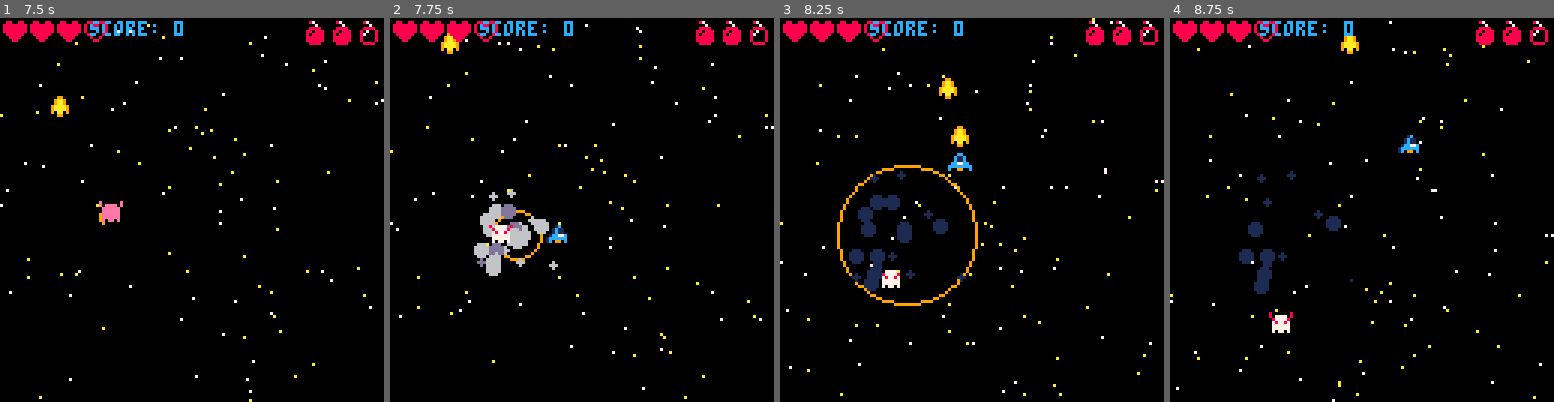
Above: before the commit, frames 1-4 (left to right).
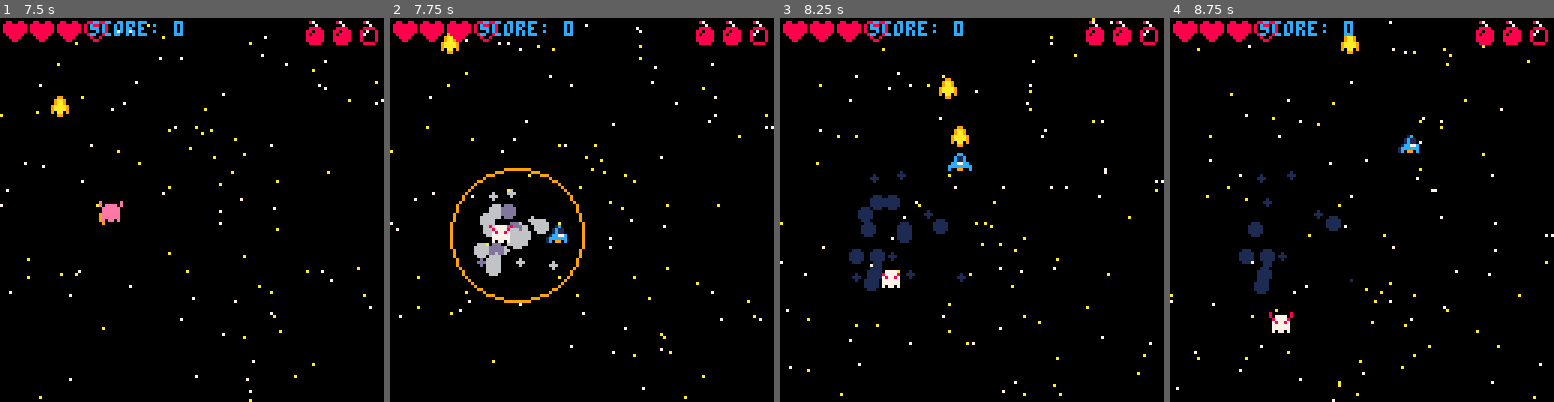
Above: after the commit, the same moments.

Repository: ljsnell/pico-8-shmup
Game: PICO-8 cartridge shmup.p8
Same seed, same stepped clock (60 frames per second), same inputs: the game is played once before the commit and once after it.
Inputs:
- Up to frame 1 (7.5 s): tap O (Z key) at 0.33, 0.7, 1.43, 2.22, 3.1, 3.98, 4.87, 5.75, 6.63 s; tap X (X key) at 1.07, 2.07, 2.4, 2.73, 3.07, 3.4, 3.73, 4.07, 4.4, 4.73, 5.07, 5.4, 5.73, 6.07, 6.4, 6.73, 7.07, 7.4 s; hold Left 1.97-2.37 s; hold Down 2.42-2.82 s; hold Right 2.87-3.53 s; hold Up 3.58-4.08 s; hold Right 4.13-4.53 s; hold Down 4.58-5.08 s; hold Left 5.13-5.8 s; hold Up 5.85-6.18 s; hold Left 6.23-6.63 s; hold Down 6.68-7.08 s; hold Right from 7.13 s (still down)
- Up to frame 2 (7.75 s): keep holding Right; tap O (Z key) at 7.52 s; tap X (X key) at 7.73 s
- Up to frame 3 (8.25 s): release Right at 7.8 s; hold Up from 7.85 s (still down); tap X (X key) at 8.07 s
- Up to frame 4 (8.75 s): release Up at 8.35 s; tap X (X key) at 8.4, 8.73 s; tap O (Z key) at 8.4 s; hold Right from 8.4 s (still down)

Frame 1 is identical in both runs. In frame 2, 0.9% of the frame differs, in the area x 15-51%, y 39-75%; in frame 3, 0.8%; in frame 4, nothing differs.

Commit message:
adjusted speed.

Diff:
--- a/shmup.p8
+++ b/shmup.p8
@@ -114,6 +114,7 @@
 	mysw.r=1
 	mysw.tr=5
 	mysw.col=9
+	mysw.speed=1
 	add(shwaves,mysw)
 end
 
@@ -124,6 +125,7 @@
 	mysw.r=1
 	mysw.tr=30
 	mysw.col=9
+	mysw.speed=3
 	add(shwaves,mysw)
 end
 
@@ -165,7 +167,7 @@
 	-- drawing swaves
 	for mysw in all(shwaves) do
 		circ(mysw.x,mysw.y,mysw.r,mysw.col)
-		mysw.r+=1
+		mysw.r+=mysw.speed
 		if mysw.r>mysw.tr then
 			del(shwaves,mysw)
 		end
